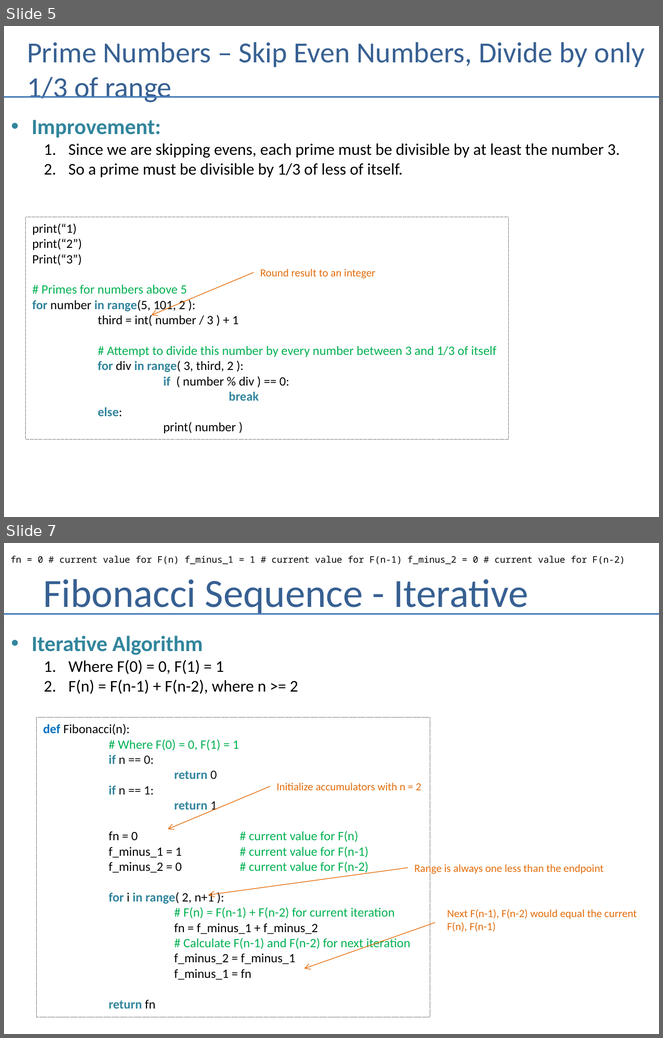
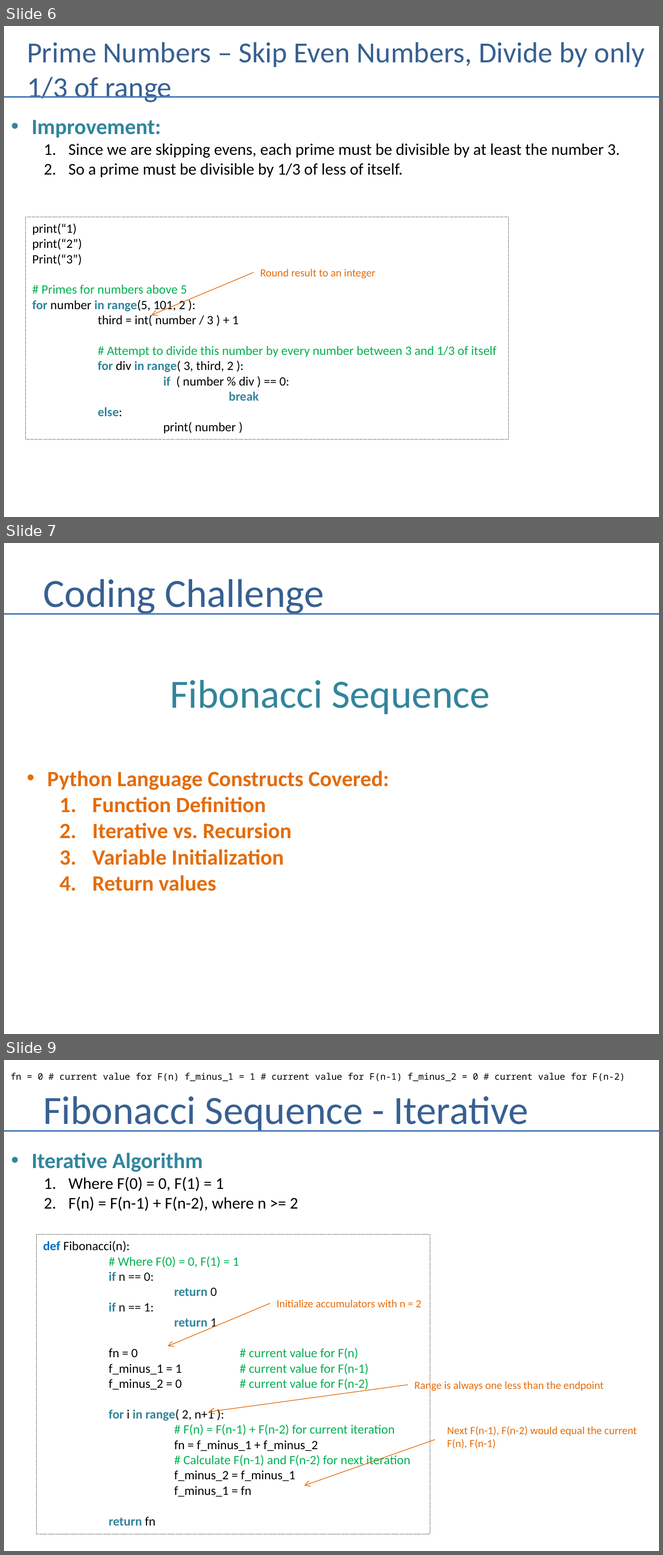
Before and after one commit to andrewferlitsch/Portland-Data-Science-Group, a slide deck: Presentations/Whiteboarding.pptx. Shown one above the other, each under a label of ours: slides 5 and 7 before the commit, slides 6, 7 and 9 after it; the slides between them are not shown. The pictures are 663x1038 and 663x1555 pixels, drawn with LibreOffice and Linux fonts; fonts in the diff are those of the drawing. Boxes give left, top, right and bottom in pixels: in the first picture for what was removed or moved away, otherwise in the second. Text is boxed around its words. In the diff, an @@ line names an element or a change of style, - is before the commit and + after.

```diff
--- a/Presentations/Whiteboarding.pptx
+++ b/Presentations/Whiteboarding.pptx
@@ slide 7 added at (x1=4, y1=543, x2=659, y2=1034), background #FFFFFF @@
@@ title added at (x1=44, y1=579, x2=324, y2=615), 44 pt, text #376092 @@
+Coding Challenge
@@ line added from (4, 614) to (659, 614), #4B7EBC 1.5 pt @@
@@ text added at (x1=170, y1=680, x2=490, y2=715), 44 pt, text #31859C @@
+Fibonacci Sequence
@@ text added at (x1=47, y1=771, x2=389, y2=891), 24 pt, text #E46C0A, bold @@
+• Python Language Constructs Covered:
+  1. Function Definition
+  2. Iterative vs. Recursion
+  3. Variable Initialization
+  4. Return values
@@ what was slide 5 is now slide 6 @@
@@ what was slide 7 is now slide 9 @@
```
Also in this commit, not shown: 5 slides changed, 32 other slides added.
